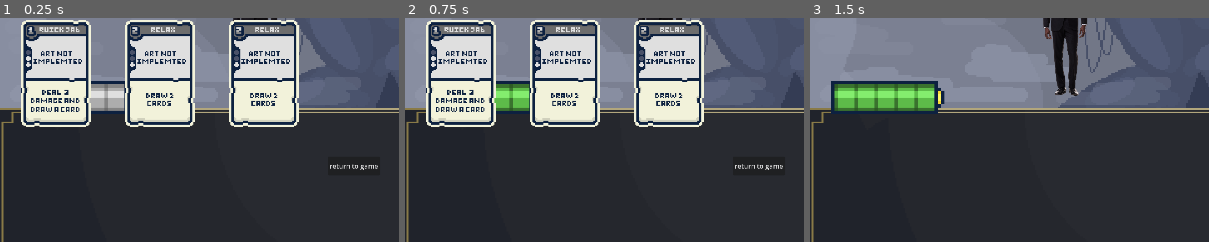
Above: before the commit, frames 1-3 (left to right).
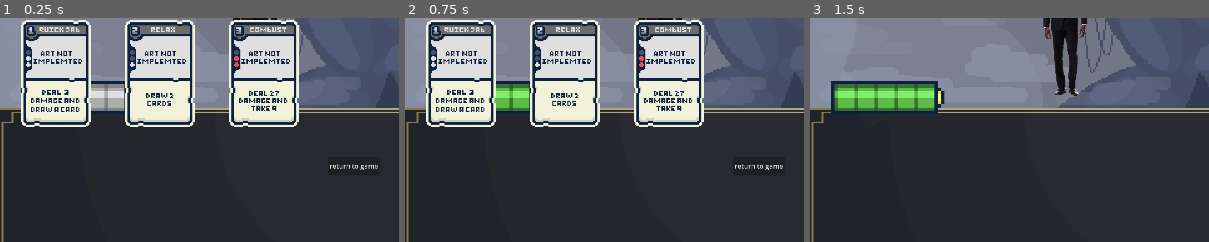
Above: after the commit, the same moments.

Repository: Fredeblok0912/Card_game
Game: Godot game, scene res://main_scene.tscn
Two runs of this game, one before a commit and one after it. Both use one fixed random seed, a clock stepped at 60 frames per second and the inputs below. This scene is started directly instead of the project's main scene.
Inputs:
- Up to frame 1 (0.25 s): no input
- Up to frame 2 (0.75 s): click "End Turn" at 0.5 s
- Up to frame 3 (1.5 s): click "return to game" at 1.25 s
The pictures show only the part of the screen within x 0-50%, y 38-88%; the shares and areas given below are measured in that part.

The runs differ from the first frame. In frame 1, 0.6% of the frame differs, in the area x 58-73%, y 3-42%; in frame 2, 0.6%; in frame 3, nothing differs.
Error in both runs: Invalid access to property or key '<null>' on a base object of type 'Array'. (res://enemy_shield_gain_text.gd:4)

Commit message:
Remove null cards

Diff:
--- a/Cardlist.gd
+++ b/Cardlist.gd
@@ -10,7 +10,6 @@
 # executionmult = how many times all other stats are applied (an execution stat of 2 makes damage, shield, draw, heal and selfdamage apply that many times)
 # rarity = what rarity the card is
 var card_database = {
-	000: {"name": "Null","cost":0, "damage": 0, "shield": 0, "draw":0, "heal":0, "selfdamage":0,"executionmult":0,"rarity":0},
 	001: {"name": "Swing","cost":1, "damage": 3, "shield": 0, "draw":0, "heal":0, "selfdamage":0,"executionmult":1,"rarity":1},
 	002: {"name": "Slice","cost":2, "damage": 7, "shield": 0, "draw":0, "heal":0, "selfdamage":0,"executionmult":1,"rarity":1},
 	003: {"name": "Smash","cost":3, "damage": 12, "shield": 0, "draw":0, "heal":0, "selfdamage":0,"executionmult":1,"rarity":1},
--- a/shop.gd
+++ b/shop.gd
@@ -13,7 +13,6 @@
 
 
 func weighted_randomizer_and_picker()-> Array:
-	var basic_cards = []
 	var common_cards = []
 	var uncommon_cards = []
 	var rare_cards = []
@@ -21,8 +20,6 @@
 	for card_id in Cardlist.card_database.keys():
 		var rarity = Cardlist.card_database[card_id].get("rarity")
 		match rarity:
-			0:
-				basic_cards.append(card_id)
 			1:
 				common_cards.append(card_id)
 			2:
@@ -30,9 +27,8 @@
 			3:
 				rare_cards.append(card_id)
 	var rarity_dick = {
-		0:{"rarity": 0.0},
-		1:{"rarity": 0.2},
-		2: {"rarity": 0.7},
+		1:{"rarity": 0.0},
+		2: {"rarity": 0.65},
 		3: {"rarity": 0.95},
 	}
 	for i in range(3):
@@ -48,10 +44,6 @@
 		elif number > rarity_dick[1]["rarity"]:
 			common_cards.shuffle()
 			var card = common_cards[0]
-			chosen_cards.append(card)
-		elif number > rarity_dick[0]["rarity"]:
-			basic_cards.shuffle()
-			var card = basic_cards[0]
 			chosen_cards.append(card)
 	return chosen_cards
 
